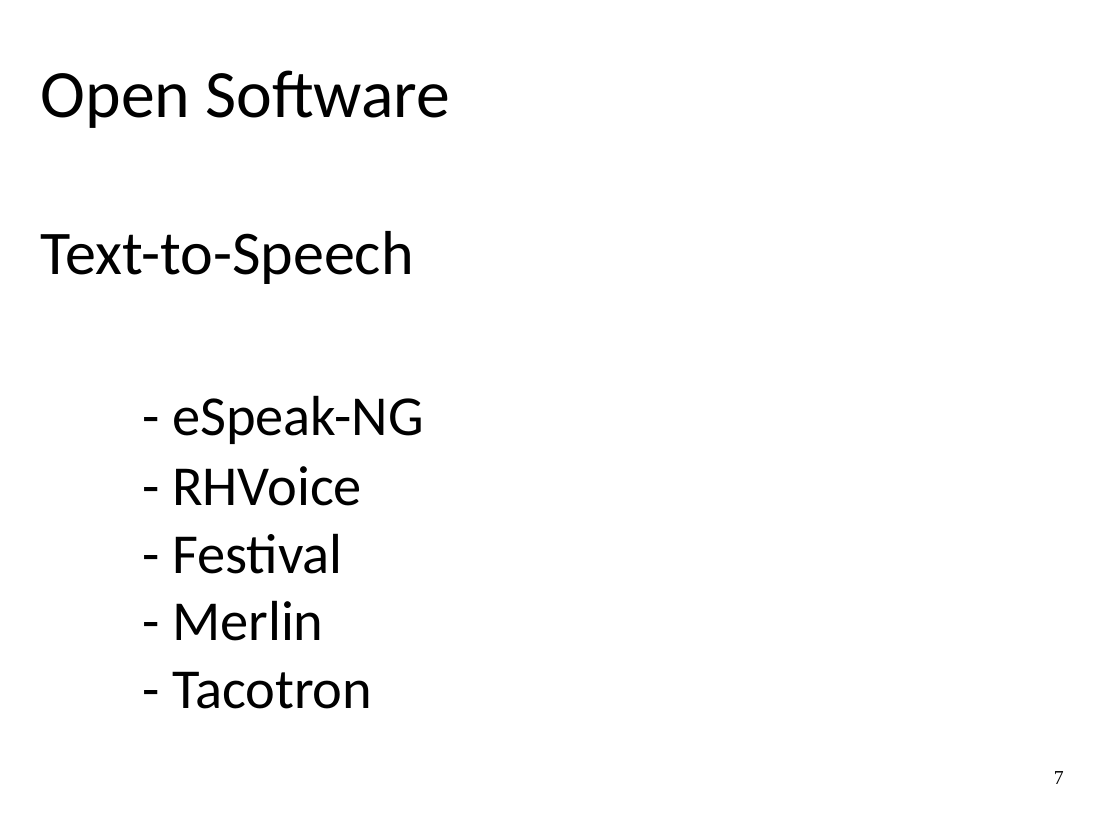
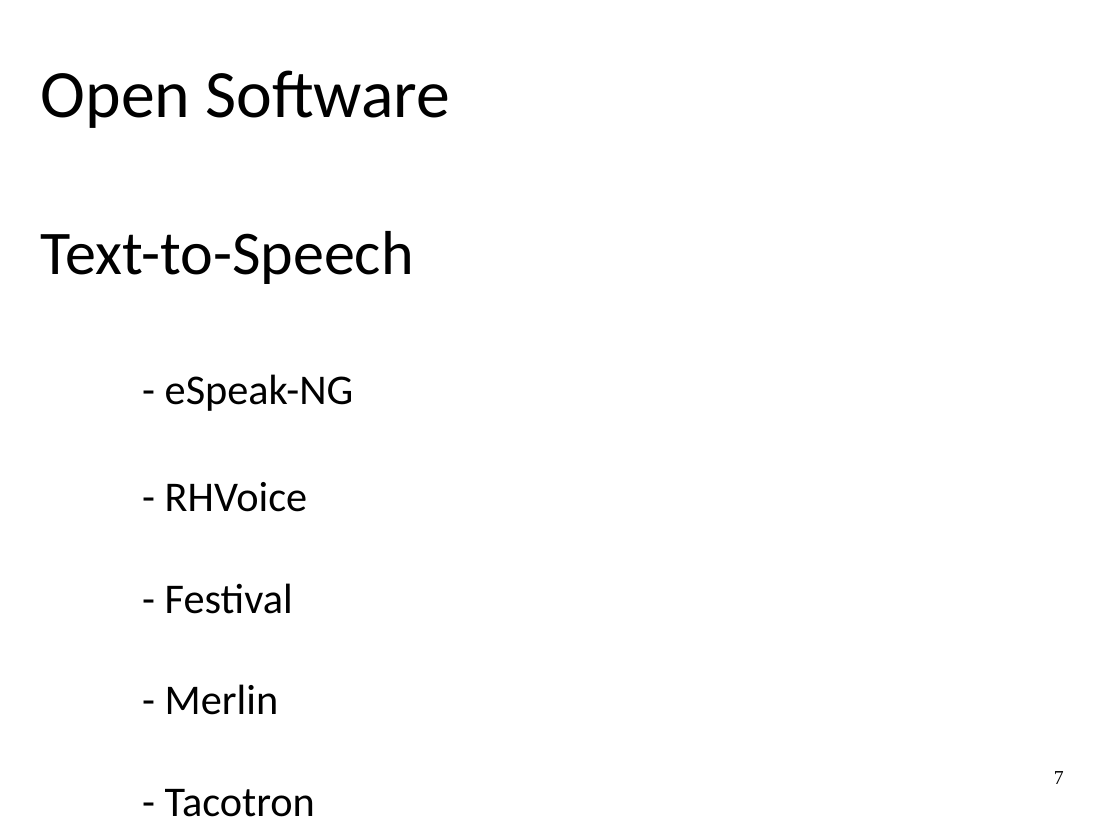
Before and after one commit to JRMeyer/kyrgyz-voice-hackathon, a slide deck: slide 7 of slides/open-tools.odp. Drawn at 1120x840 pixels with LibreOffice and Linux fonts; fonts in the diff are those of the drawing. Boxes give left, top, right and bottom in pixels: in the first picture for what was removed or moved away, otherwise in the second. Text is boxed around its words. In the diff, an @@ line names an element or a change of style, - is before the commit and + after.

```diff
--- a/slides/open-tools.odp
+++ b/slides/open-tools.odp
@@ subtitle at [165,374,354,817]: size 40 to 30 pt in "- eSpeak-NG", "- RHVoice", "- Festival", "- Merlin" and 1 more places @@
```
Also in this commit, not shown: 4 other slides changed, 5 other files.
